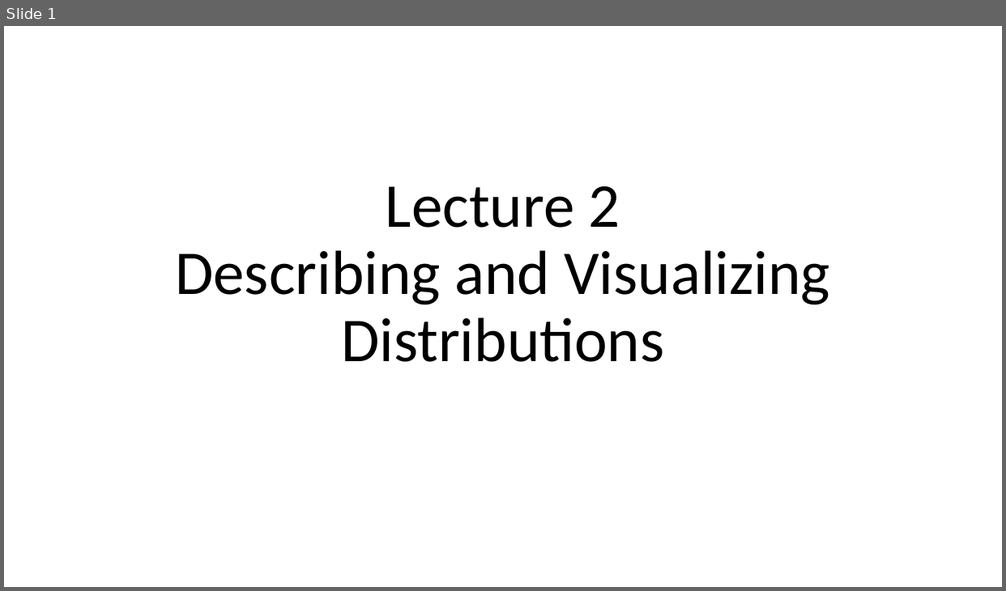
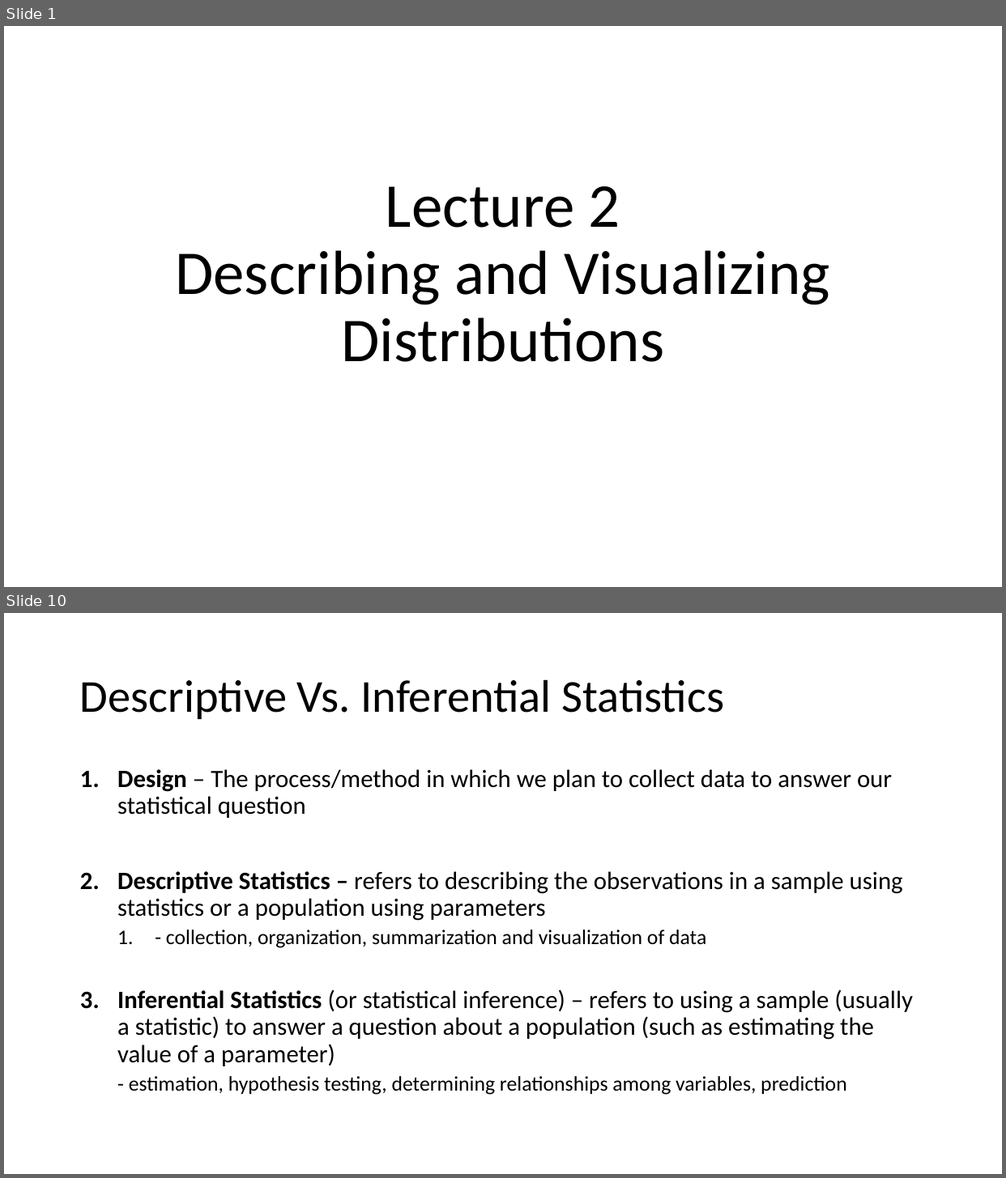
Before and after one commit to Jarred6068/UI_STAT251-03_Spring_2024, a slide deck: docs/lecture_slides/Week 1/Week1_Lecture2_Slides_1_12_2024.pptx. Shown one above the other, each under a label of ours: slide 1 before the commit, slides 1 and 10 after it; the slides between them are not shown. The pictures are 1006x591 and 1006x1178 pixels, drawn with LibreOffice and Linux fonts; fonts in the diff are those of the drawing. Boxes give left, top, right and bottom in pixels: in the first picture for what was removed or moved away, otherwise in the second. Text is boxed around its words. In the diff, an @@ line names an element or a change of style, - is before the commit and + after.

```diff
--- a/docs/lecture_slides/Week 1/Week1_Lecture2_Slides_1_12_2024.pptx
+++ b/docs/lecture_slides/Week 1/Week1_Lecture2_Slides_1_12_2024.pptx
@@ slide 10 added at [4, 613, 1002, 1174], background #FFFFFF @@
@@ title added at [80, 679, 724, 719], 44 pt, text #000000 @@
+Descriptive Vs. Inferential Statistics
@@ text added at [117, 769, 913, 1095], 24 pt, text #000000 @@
+1. Design – The process/method in which we plan to collect data to answer our statistical question
+2. Descriptive Statistics – refers to describing the observations in a sample using statistics or a population using parameters
+  1. - collection, organization, summarization and visualization of data
+3. Inferential Statistics (or statistical inference) – refers to using a sample (usually a statistic) to answer a question about a population (such as estimating the value of a parameter)
+  - estimation, hypothesis testing, determining relationships among variables, prediction
```
Also in this commit, not shown: 9 other slides added, 14 slides removed, 13 other files.
